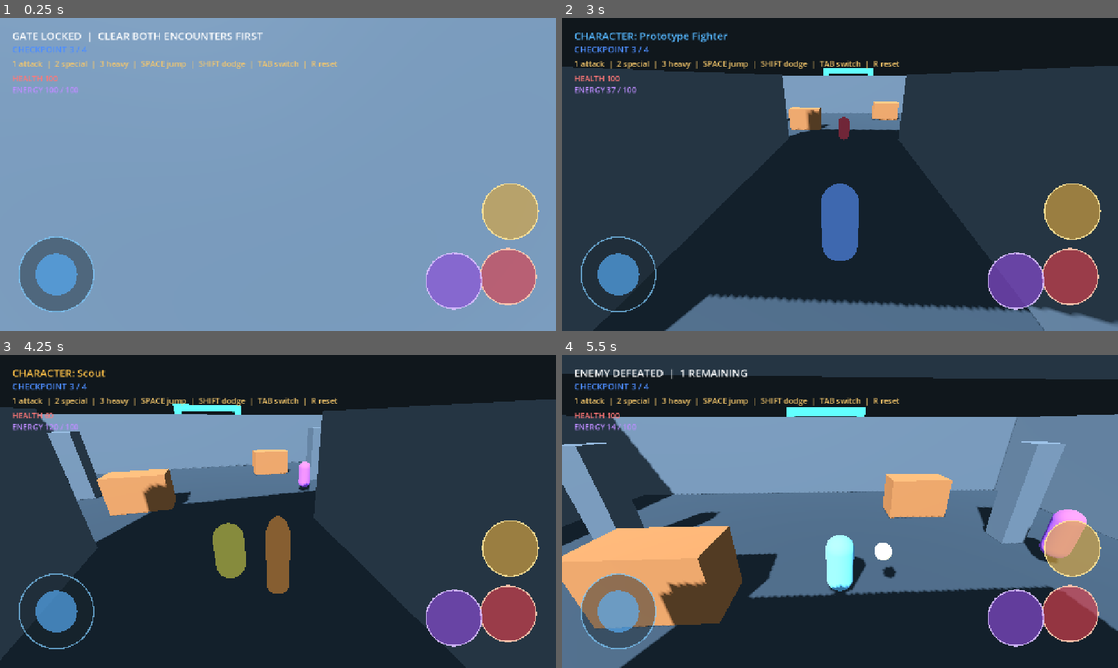
Above: before the commit, frames 1-4 (two rows, left to right).
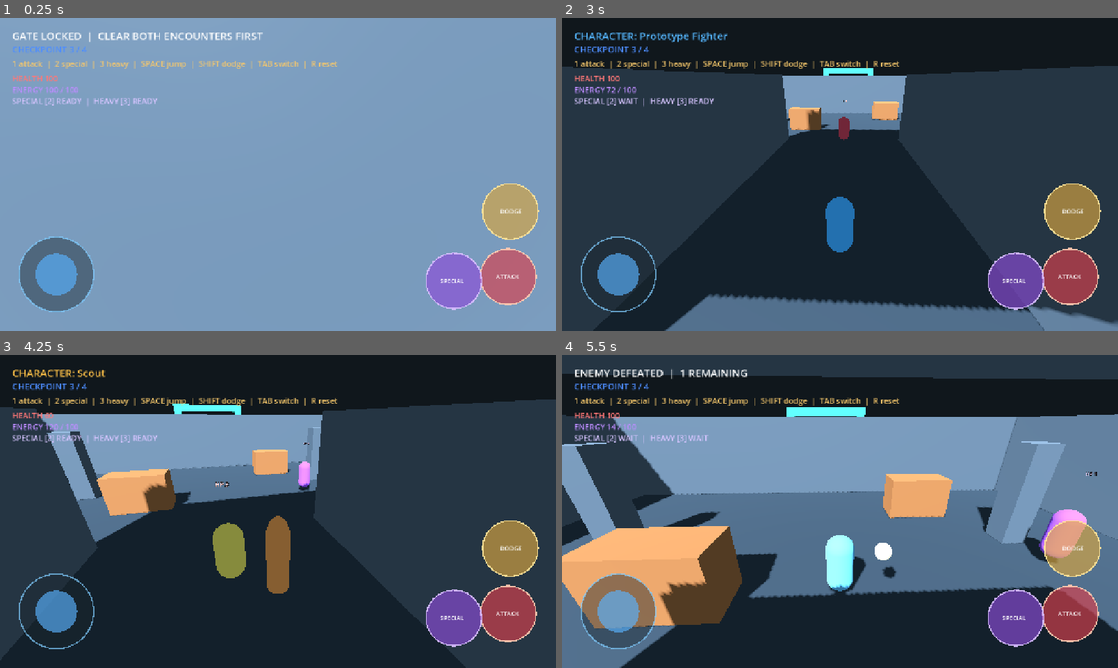
Above: after the commit, the same moments.

Repository: DJ5harma/hellscape
Game: Godot game, scene res://main.tscn
Same seed, same stepped clock (60 frames per second), same inputs: the game is played once before the commit and once after it.
Inputs (mouse positions are in pixels of both pictures, inside the frame that each line leads up to):
- Up to frame 1 (0.25 s): no input
- Up to frame 2 (3 s): tap Enter at 0.5 s; move the mouse to (867, 174) at 0.52 s; hold Up (ui_up) from 0.53 s (still down); tap 2 at 0.6, 2.3, 2.85 s; tap Space at 0.77, 1.52 s; tap 3 at 0.8, 1.35 s; move the mouse to (812, 174) at 1.27 s; tap Tab at 1.55, 2.1 s; move the mouse to (851, 168) at 2.02 s; move the mouse to (834, 180) at 2.77 s
- Up to frame 3 (4.25 s): keep holding Up (ui_up); tap Space at 3.02, 3.77 s; tap 3 at 3.05, 3.6 s; move the mouse to (316, 514) at 3.52 s; tap Tab at 3.8 s
- Up to frame 4 (5.5 s): keep holding Up (ui_up); move the mouse to (795, 508) at 4.27 s; tap Tab at 4.35 s; tap Space at 4.52 s; tap 2 at 4.55 s; move the mouse to (845, 511) at 5.02 s; tap 1 at 5.1 s; tap 3 at 5.3 s

The runs differ from the first frame. In frame 1, 0.4% of the frame differs, in the area x 2-94%, y 25-85%; in frame 2, 1.9%, in the area x 2-94%, y 22-85%; in frame 3, 0.4%; in frame 4, 0.4%.

Commit message:
cooldowns, incdicators

Diff:
--- a/data/character_data.gd
+++ b/data/character_data.gd
@@ -26,8 +26,11 @@
 @export var basic_damage := 1
 @export var basic_range := 3.0
 @export var special_cost := 35.0
+@export var special_cooldown := 0.8
+@export_enum("shockwave", "dash") var special_style := "shockwave"
 @export var special_damage := 2
 @export var special_range := 5.0
 @export var heavy_cost := 60.0
+@export var heavy_cooldown := 1.4
 @export var heavy_damage := 3
 @export var heavy_range := 7.0
--- a/data/default_character.tres
+++ b/data/default_character.tres
@@ -20,8 +20,11 @@
 basic_damage = 1
 basic_range = 3.0
 special_cost = 35.0
+special_cooldown = 0.8
+special_style = "shockwave"
 special_damage = 2
 special_range = 5.0
 heavy_cost = 60.0
+heavy_cooldown = 1.4
 heavy_damage = 3
 heavy_range = 7.0
--- a/data/scout_character.tres
+++ b/data/scout_character.tres
@@ -20,8 +20,11 @@
 basic_damage = 1
 basic_range = 3.4
 special_cost = 30.0
+special_cooldown = 0.6
+special_style = "dash"
 special_damage = 2
 special_range = 5.5
 heavy_cost = 55.0
+heavy_cooldown = 1.1
 heavy_damage = 3
 heavy_range = 7.5
--- a/enemy.gd
+++ b/enemy.gd
@@ -12,6 +12,7 @@
 var visual: MeshInstance3D
 var damageable
 var hit_stun := 0.0
+var health_label: Label3D
 
 func _ready() -> void:
 	visual = get_node_or_null("MeshInstance3D")
@@ -21,6 +22,15 @@
 	damageable.initialize(health)
 	damageable.damaged.connect(_on_damaged)
 	damageable.died.connect(_on_died)
+	health_label = Label3D.new()
+	health_label.name = "HealthLabel"
+	health_label.position = Vector3(0.0, 2.1, 0.0)
+	health_label.billboard = BaseMaterial3D.BILLBOARD_ENABLED
+	health_label.font_size = 32
+	health_label.outline_size = 8
+	health_label.modulate = Color("#ffb3b3")
+	add_child(health_label)
+	_update_health_label()
 
 func _physics_process(delta: float) -> void:
 	if not is_instance_valid(target):
@@ -60,6 +70,7 @@
 
 func _on_damaged(info) -> void:
 	health = damageable.health
+	_update_health_label()
 	if info.knockback != Vector3.ZERO:
 		velocity = info.knockback
 		hit_stun = 0.18
@@ -73,6 +84,10 @@
 	get_parent().enemy_defeated()
 	queue_free()
 
+func _update_health_label() -> void:
+	if is_instance_valid(health_label):
+		health_label.text = "HP %d" % health
+
 func _set_visual_color(color: Color) -> void:
 	if not is_instance_valid(visual):
 		return
--- a/mobile_controls.gd
+++ b/mobile_controls.gd
@@ -13,17 +13,41 @@
 var attack_center := Vector2.ZERO
 var special_center := Vector2.ZERO
 var dodge_center := Vector2.ZERO
+var attack_label: Label
+var special_label: Label
+var dodge_label: Label
 const JOYSTICK_RADIUS := 86.0
 const ATTACK_RADIUS := 64.0
 
 func _ready() -> void:
 	mouse_filter = Control.MOUSE_FILTER_IGNORE
 	set_process_input(true)
+	attack_label = _create_button_label("ATTACK")
+	special_label = _create_button_label("SPECIAL")
+	dodge_label = _create_button_label("DODGE")
+	_layout_labels()
 	queue_redraw()
 
 func _notification(what: int) -> void:
 	if what == NOTIFICATION_RESIZED:
+		_layout_labels()
 		queue_redraw()
+
+func _create_button_label(text: String) -> Label:
+	var label := Label.new()
+	label.text = text
+	label.mouse_filter = Control.MOUSE_FILTER_IGNORE
+	label.add_theme_font_size_override("font_size", 14)
+	label.add_theme_color_override("font_color", Color.WHITE)
+	add_child(label)
+	return label
+
+func _layout_labels() -> void:
+	if not is_instance_valid(attack_label):
+		return
+	attack_label.position = attack_center - Vector2(28.0, 10.0)
+	special_label.position = special_center - Vector2(32.0, 10.0)
+	dodge_label.position = dodge_center - Vector2(24.0, 10.0)
 
 func _input(event: InputEvent) -> void:
 	var viewport_size := get_viewport_rect().size
@@ -69,6 +93,7 @@
 	attack_center = Vector2(viewport_size.x - 110.0, viewport_size.y - 125.0)
 	special_center = Vector2(viewport_size.x - 235.0, viewport_size.y - 115.0)
 	dodge_center = Vector2(viewport_size.x - 105.0, viewport_size.y - 275.0)
+	_layout_labels()
 	draw_circle(joystick_center, JOYSTICK_RADIUS, Color(0.1, 0.15, 0.18, 0.45))
 	draw_arc(joystick_center, JOYSTICK_RADIUS, 0.0, TAU, 48, Color(0.5, 0.8, 1.0, 0.7), 3.0)
 	draw_circle(joystick_center + joystick_value * 48.0, 48.0, Color(0.35, 0.7, 1.0, 0.65))
--- a/player.gd
+++ b/player.gd
@@ -21,6 +21,8 @@
 var invulnerability_timer := 0.0
 var dodge_timer := 0.0
 var dodge_cooldown := 0.0
+var special_cooldown := 0.0
+var heavy_cooldown := 0.0
 var attack_damage := 1
 var attack_range := 3.0
 var damageable
@@ -57,6 +59,8 @@
 	energy = character_data.max_energy
 	attack_damage = character_data.basic_damage
 	attack_range = character_data.basic_range
+	special_cooldown = 0.0
+	heavy_cooldown = 0.0
 	if is_instance_valid(visual):
 		var material := StandardMaterial3D.new()
 		material.albedo_color = character_data.visual_color
@@ -108,18 +112,26 @@
 	_play_action_animation(Color("#8ed8ff"), 1.2)
 
 func use_special() -> void:
-	if energy < character_data.special_cost:
+	if energy < character_data.special_cost or special_cooldown > 0.0:
 		return
 	energy -= character_data.special_cost
+	special_cooldown = character_data.special_cooldown
 	attack_damage = character_data.special_damage
 	attack_range = character_data.special_range
-	attack_component.perform_area_attack(self, attack_range, character_data.special_damage, "special", Vector3(0.0, 0.0, 4.0))
+	if character_data.special_style == "dash":
+		velocity = -transform.basis.z * (character_data.dodge_speed + 4.0)
+		dodge_timer = 0.22
+		invulnerability_timer = 0.32
+		attack_component.perform_area_attack(self, attack_range, character_data.special_damage, "dash", Vector3(0.0, 0.0, 4.0))
+	else:
+		attack_component.perform_area_attack(self, attack_range, character_data.special_damage, "shockwave", Vector3(0.0, 0.0, 4.0))
 	_play_action_animation(Color("#cf9aff"), 1.35)
 
 func use_third_attack() -> void:
-	if energy < character_data.heavy_cost:
+	if energy < character_data.heavy_cost or heavy_cooldown > 0.0:
 		return
 	energy -= character_data.heavy_cost
+	heavy_cooldown = character_data.heavy_cooldown
 	attack_timer = 0.4
 	is_attacking = true
 	attack_damage = character_data.heavy_damage
@@ -166,9 +178,17 @@
 func mobile_dodge() -> void:
 	dodge()
 
+func is_special_ready() -> bool:
+	return special_cooldown <= 0.0 and energy >= character_data.special_cost
+
+func is_heavy_ready() -> bool:
+	return heavy_cooldown <= 0.0 and energy >= character_data.heavy_cost
+
 func _physics_process(delta: float) -> void:
 	invulnerability_timer = maxf(invulnerability_timer - delta, 0.0)
 	dodge_cooldown = maxf(dodge_cooldown - delta, 0.0)
+	special_cooldown = maxf(special_cooldown - delta, 0.0)
+	heavy_cooldown = maxf(heavy_cooldown - delta, 0.0)
 	energy = minf(energy + character_data.energy_regeneration * delta, character_data.max_energy)
 	if attack_timer > 0.0:
 		attack_timer -= delta
--- a/ranged_enemy.gd
+++ b/ranged_enemy.gd
@@ -10,6 +10,7 @@
 var visual: MeshInstance3D
 var damageable
 var hit_stun := 0.0
+var health_label: Label3D
 
 func _ready() -> void:
 	visual = get_node_or_null("MeshInstance3D")
@@ -19,6 +20,15 @@
 	damageable.initialize(health)
 	damageable.damaged.connect(_on_damaged)
 	damageable.died.connect(_on_died)
+	health_label = Label3D.new()
+	health_label.name = "HealthLabel"
+	health_label.position = Vector3(0.0, 2.1, 0.0)
+	health_label.billboard = BaseMaterial3D.BILLBOARD_ENABLED
+	health_label.font_size = 32
+	health_label.outline_size = 8
+	health_label.modulate = Color("#e4b9ff")
+	add_child(health_label)
+	_update_health_label()
 
 func _physics_process(delta: float) -> void:
 	if not is_instance_valid(target):
@@ -68,6 +78,7 @@
 
 func _on_damaged(info) -> void:
 	health = damageable.health
+	_update_health_label()
 	if info.knockback != Vector3.ZERO:
 		velocity = info.knockback
 		hit_stun = 0.18
@@ -81,6 +92,10 @@
 	get_parent().enemy_defeated()
 	queue_free()
 
+func _update_health_label() -> void:
+	if is_instance_valid(health_label):
+		health_label.text = "HP %d" % health
+
 func _set_visual_color(color: Color) -> void:
 	if not is_instance_valid(visual):
 		return
--- a/ui/game_hud.gd
+++ b/ui/game_hud.gd
@@ -5,6 +5,7 @@
 var checkpoint_label: Label
 var health_label: Label
 var energy_label: Label
+var ability_label: Label
 var completion_label: Label
 
 func build() -> void:
@@ -16,6 +17,7 @@
 	help_label.text = "1 attack  |  2 special  |  3 heavy  |  SPACE jump  |  SHIFT dodge  |  TAB switch  |  R reset"
 	health_label = _add_label(Vector2(28, 126), 18, Color("#ff7777"))
 	energy_label = _add_label(Vector2(28, 152), 18, Color("#bd8cff"))
+	ability_label = _add_label(Vector2(28, 178), 18, Color("#d6c4ff"))
 	completion_label = _add_label(Vector2(420, 300), 38, Color("#47d7b0"))
 	completion_label.text = "LEVEL COMPLETE\nPress R to replay"
 	completion_label.visible = false
@@ -24,6 +26,9 @@
 	if is_instance_valid(player):
 		health_label.text = "HEALTH %d" % player.health
 		energy_label.text = "ENERGY %d / 100" % roundi(player.energy)
+		var special_state := "READY" if player.is_special_ready() else "WAIT"
+		var heavy_state := "READY" if player.is_heavy_ready() else "WAIT"
+		ability_label.text = "SPECIAL [2] %s  |  HEAVY [3] %s" % [special_state, heavy_state]
 
 func set_status(message: String, color := Color.WHITE) -> void:
 	status_label.text = message
